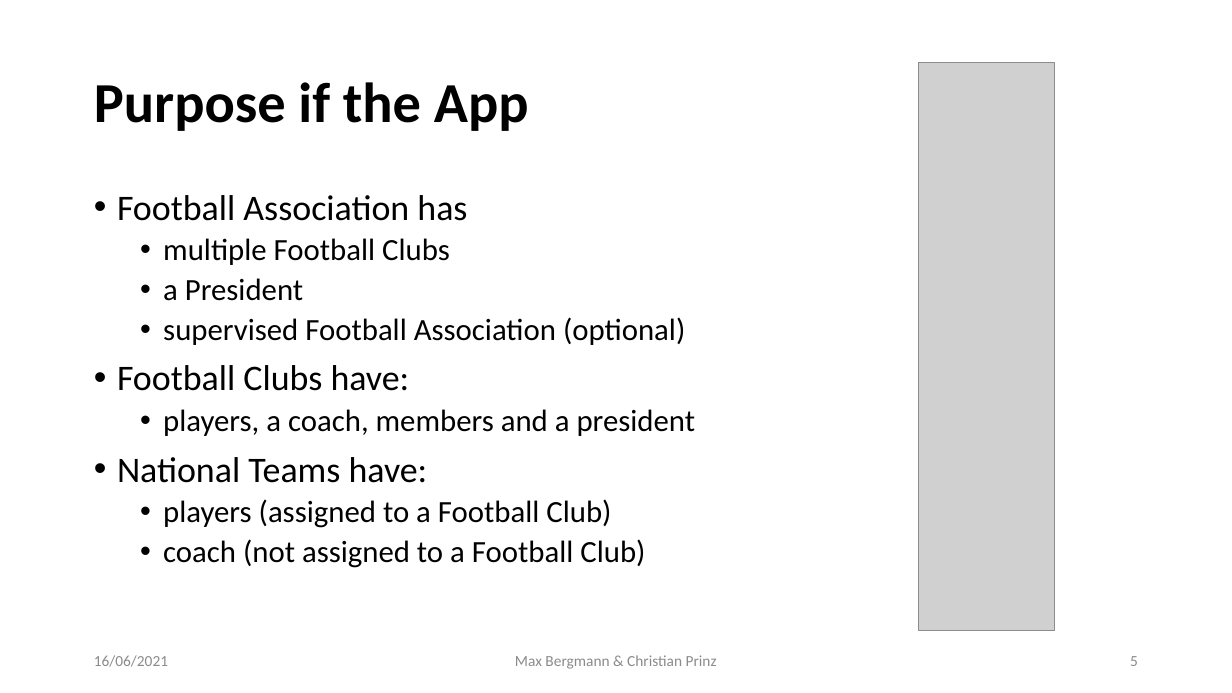
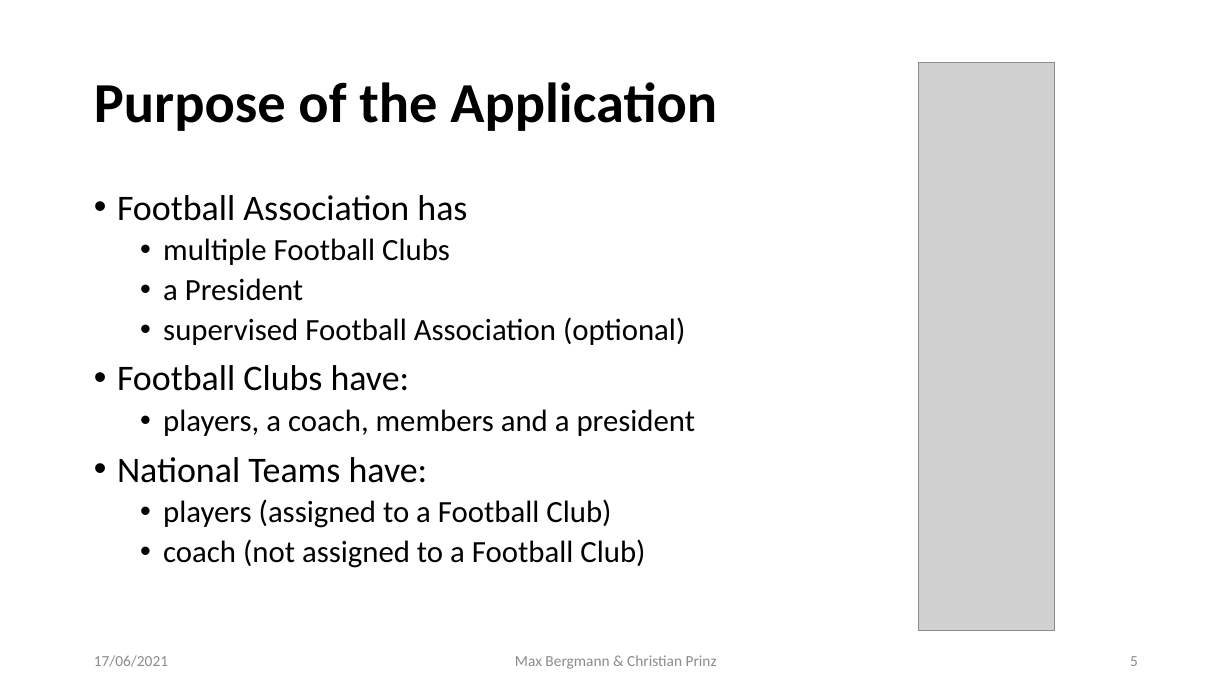
Before and after one commit to Bergmann97/DFB_Webapp, a slide deck: slide 5 of DFB_Presentation.pptx. Drawn at 1232x693 pixels with LibreOffice and Linux fonts; fonts in the diff are those of the drawing; grey boxes stand for pictures. Boxes give left, top, right and bottom in pixels: in the first picture for what was removed or moved away, otherwise in the second. Text is boxed around its words. In the diff, an @@ line names an element or a change of style, - is before the commit and + after.

```diff
--- a/DFB_Presentation.pptx
+++ b/DFB_Presentation.pptx
@@ title at (94,82,717,131): text changed @@
-Purpose if the App
+Purpose of the Application
@@ text at (94,655,168,667): text changed @@
-16/06/2021
+17/06/2021
```
Also in this commit, not shown: 3 other slides changed, 2 slides added, 2 other files.
